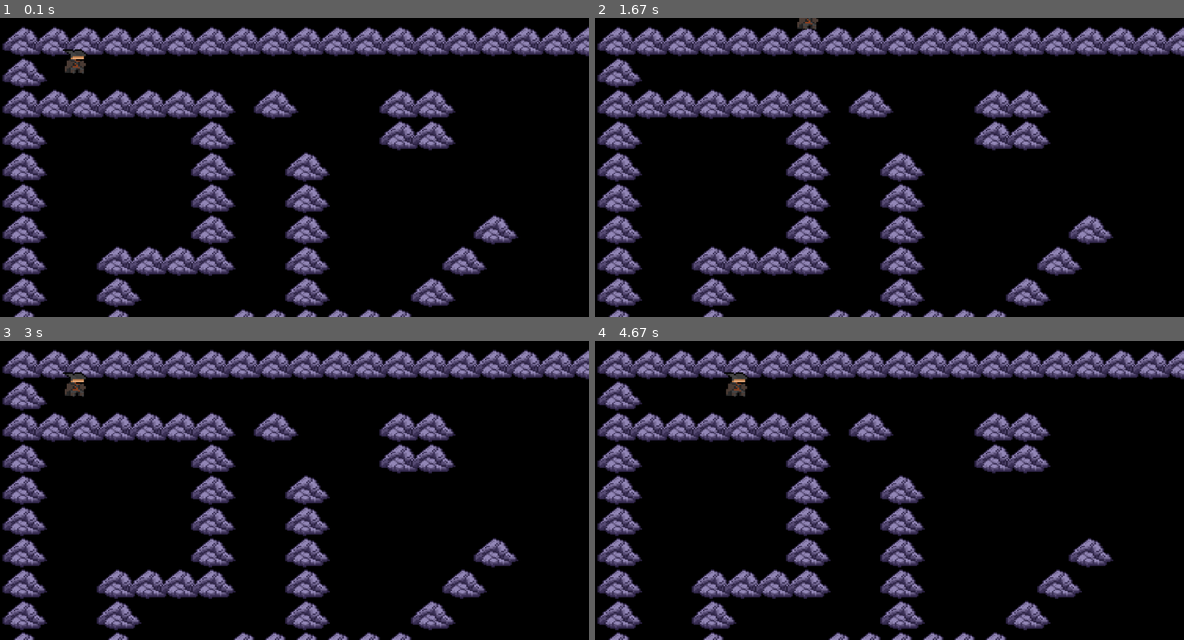
Above: before the commit, frames 1-4 (two rows, left to right).
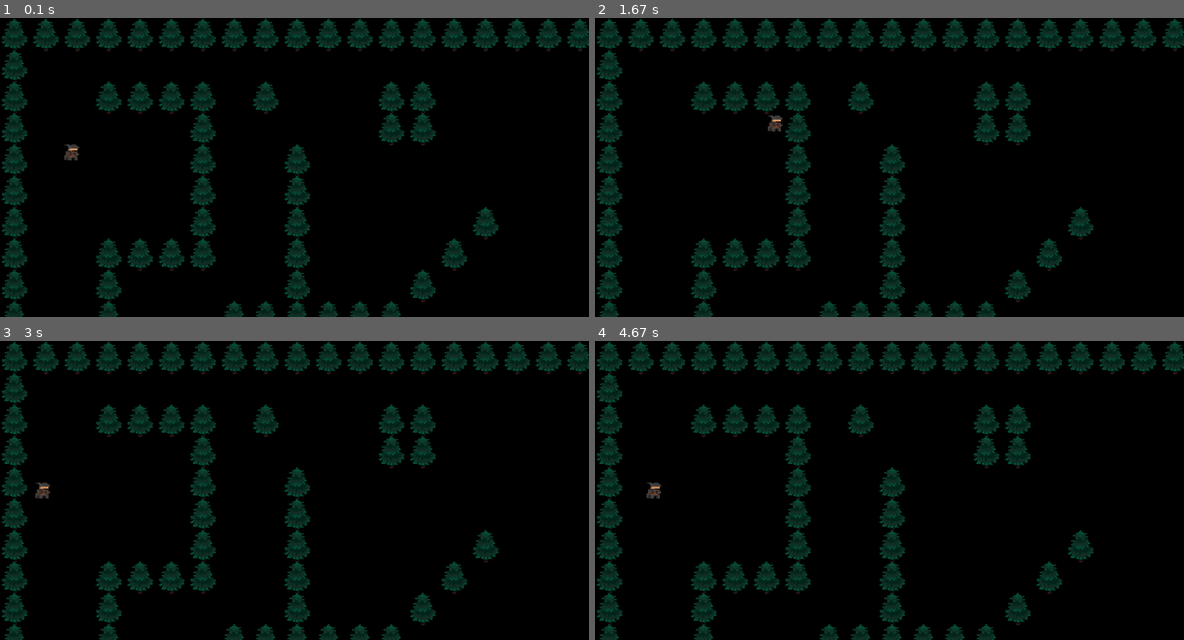
Above: after the commit, the same moments.

Repository: insper-classroom/devlife-23-1-projeto-pygame-luigi_ribolla
Game: pygame game, started from jogo.py
Same seed, same stepped clock (60 frames per second), same inputs: the game is played once before the commit and once after it.
Inputs:
- Up to frame 1 (0.1 s): no input
- Up to frame 2 (1.67 s): hold D 0.33-0.8 s; hold W 0.83-1.13 s; hold D 1.17-1.63 s
- Up to frame 3 (3 s): hold A 1.67-2.2 s; hold S 2.23-2.53 s; hold A 2.57-2.97 s
- Up to frame 4 (4.67 s): hold W 3-3.37 s; hold D 3.4-4.03 s; hold S 4.07-4.43 s; hold A from 4.47 s (still down)

The runs differ from the first frame. In frame 1, 30% of the frame differs, in the area x 0-100%, y 0-100%; in frame 2, 30%; in frame 3, 30%; in frame 4, 30%.

Commit message:
novo mapa, colisão com a parede

Diff:
--- a/constantes.py
+++ b/constantes.py
@@ -5,10 +5,10 @@
 
 MAPA = [
 ['x','x','x','x','x','x','x','x','x','x','x','x','x','x','x','x','x','x','x','x'],
-['x',' ','h',' ',' ',' ',' ',' ',' ',' ',' ',' ',' ',' ',' ',' ',' ',' ',' ','x'],
-['x','x','x','x','x','x','x',' ','x',' ',' ',' ','x','x',' ',' ',' ',' ',' ','x'],
+['x',' ',' ',' ',' ',' ',' ',' ',' ',' ',' ',' ',' ',' ',' ',' ',' ',' ',' ','x'],
+['x',' ',' ','x','x','x','x',' ','x',' ',' ',' ','x','x',' ',' ',' ',' ',' ','x'],
 ['x',' ',' ',' ',' ',' ','x',' ',' ',' ',' ',' ','x','x',' ',' ',' ',' ',' ','x'],
-['x',' ',' ',' ',' ',' ','x',' ',' ','x',' ',' ',' ',' ',' ',' ',' ',' ',' ','x'],
+['x',' ','h',' ',' ',' ','x',' ',' ','x',' ',' ',' ',' ',' ',' ',' ',' ',' ','x'],
 ['x',' ',' ',' ',' ',' ','x',' ',' ','x',' ',' ',' ',' ',' ',' ',' ',' ',' ','x'],
 ['x',' ',' ',' ',' ',' ','x',' ',' ','x',' ',' ',' ',' ',' ','x',' ',' ',' ','x'],
 ['x',' ',' ','x','x','x','x',' ',' ','x',' ',' ',' ',' ','x',' ',' ',' ',' ','x'],
--- a/hunter.py
+++ b/hunter.py
@@ -2,14 +2,15 @@
 from constantes import *
 
 class Hunter(pg.sprite.Sprite):
-    def __init__(self, posicao, grupos):
+    def __init__(self, posicao, grupos, objetos):
         super().__init__(grupos)
         hunter = pg.image.load('docs/assets/img/hunter.png').convert_alpha()
-        self.image = pg.transform.scale(hunter, (50, 50))
+        self.image = pg.transform.scale(hunter, (35, 35))
         self.rect = self.image.get_rect(topleft = posicao)
 
-        self.direcao = pg.math.Vector2()
+        self.direcao = pg.math.Vector2() # vetor de direção
         self.vel = 5
+        self.objetos = objetos
 
     def input(self):
         tecla = pg.key.get_pressed()
@@ -29,7 +30,29 @@
             self.direcao.x = 0
 
     def move(self,vel):
-        self.rect.center += self.direcao * vel
+        if self.direcao.magnitude() != 0: # se o vetor não for nulo
+            self.direcao = self.direcao.normalize() # normaliza o vetor
+
+        self.rect.x += self.direcao.x * vel
+        self.collision("x")
+        self.rect.y += self.direcao.y * vel
+        self.collision("y")
+
+    def collision(self, direcao):
+        if direcao == "x":
+            for objeto in self.objetos:
+                if objeto.rect.colliderect(self.rect):
+                    if self.direcao.x > 0: # se estiver indo para a direita
+                        self.rect.right = objeto.rect.left
+                    elif self.direcao.x < 0: # se estiver indo para a esquerda
+                        self.rect.left = objeto.rect.right
+        if direcao == "y":
+            for objeto in self.objetos:
+                if objeto.rect.colliderect(self.rect):
+                    if self.direcao.y > 0: # se estiver indo para baixo
+                        self.rect.bottom = objeto.rect.top
+                    elif self.direcao.y < 0: # se estiver indo para cima
+                        self.rect.top = objeto.rect.bottom
 
     def desenha(self):
         self.input()
--- a/level.py
+++ b/level.py
@@ -11,7 +11,7 @@
         self.window = pg.display.get_surface()
 
         # seta as sprites
-        self.sprites = pg.sprite.Group()
+        self.sprites = CameraY()
         self.objetos = pg.sprite.Group()
 
         self.mapa()
@@ -24,9 +24,22 @@
                 if coluna == 'x':
                     Tile((x, y), [self.sprites, self.objetos])
                 if coluna == 'h':
-                    self.hunter = Hunter((x, y), [self.sprites])
+                    self.hunter = Hunter((x, y), [self.sprites], self.objetos)
 
     def desenha(self):
-        self.sprites.draw(self.window)
+        self.sprites.custom_draw()
         self.sprites.update()
         self.hunter.desenha()
+
+class CameraY(pg.sprite.Group):
+    def __init__(self):
+
+        super().__init__()
+        self.window = pg.display.get_surface()
+        self.offset = pg.math.Vector2(0,0)
+
+
+    def custom_draw(self):
+        for sprite in self.sprites():
+            offset_pos = sprite.rect.topleft + self.offset
+            self.window.blit(sprite.image, offset_pos)
Binary file removed: docs/assets/img/backg.png
Binary file removed: docs/assets/img/mago.png
Binary file removed: docs/assets/img/mago_sem_sombra.png
Binary file changed: docs/assets/img/rock.png
Binary file removed: docs/assets/img/wall.png
Binary file removed: docs/assets/img/z_a_1_d.png
Binary file removed: docs/assets/img/z_a_1_e.png
Binary file removed: docs/assets/img/z_a_2_d.png
Binary file removed: docs/assets/img/z_a_2_e.png
Binary file removed: docs/assets/img/z_m_1_d.png
Binary file removed: docs/assets/img/z_m_1_e.png
Binary file removed: docs/assets/img/z_m_2_d.png
(and 5 more such lines)
